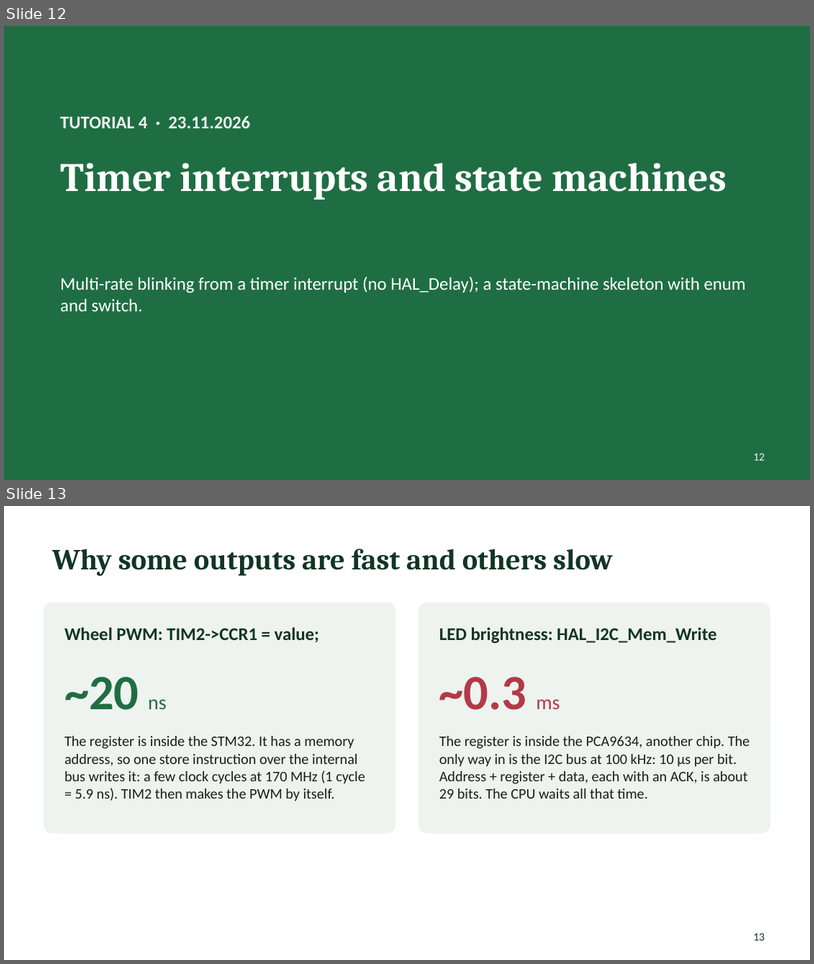
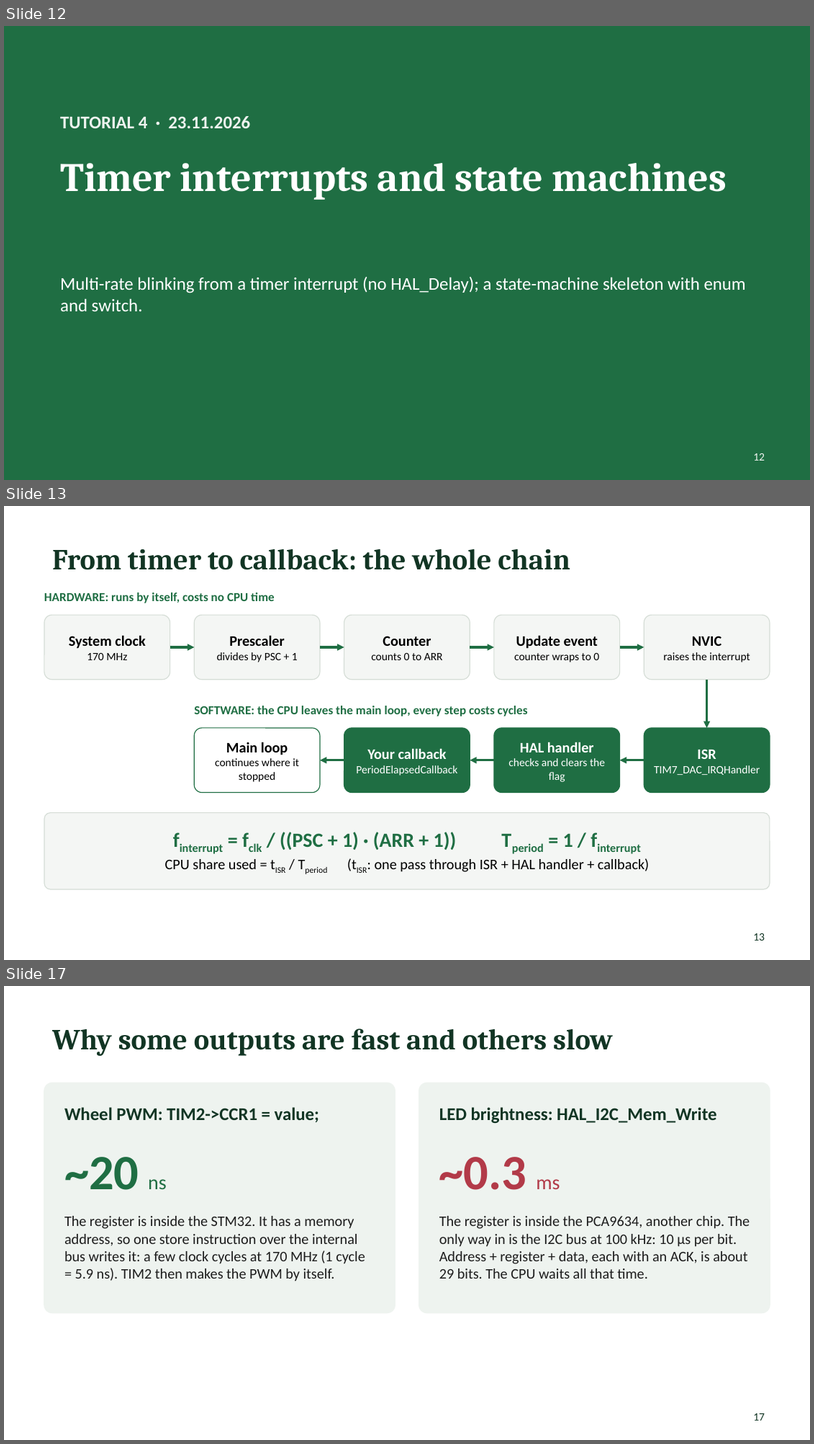
Before and after one commit to Yohai-ack/MP, a slide deck: tutorials/MP_tutorials_2026.pptx. Shown one above the other, each under a label of ours: slides 12 and 13 before the commit, slides 12, 13 and 17 after it; the slides between them are not shown. The pictures are 814x964 and 814x1444 pixels, drawn with LibreOffice and Linux fonts; fonts in the diff are those of the drawing. Boxes give left, top, right and bottom in pixels: in the first picture for what was removed or moved away, otherwise in the second. Text is boxed around its words. In the diff, an @@ line names an element or a change of style, - is before the commit and + after.

```diff
--- a/tutorials/MP_tutorials_2026.pptx
+++ b/tutorials/MP_tutorials_2026.pptx
@@ slide 13 added at (x1=4, y1=506, x2=810, y2=960), background #FFFFFF @@
@@ title added at (x1=52, y1=549, x2=571, y2=570), 26 pt, text #123524, bold @@
+From timer to callback: the whole chain
@@ text added at (x1=44, y1=592, x2=275, y2=603), 11 pt, text #1F6E43, bold @@
+HARDWARE: runs by itself, costs no CPU time
@@ rounded rectangle added at (x1=44, y1=615, x2=170, y2=680), fill #F4F6F4, outline #D5DDD6 0.75 pt, 13 pt, text #000000, bold @@
+System clock
+170 MHz
@@ rounded rectangle added at (x1=194, y1=615, x2=320, y2=680), fill #F4F6F4, outline #D5DDD6 0.75 pt, 10 pt, text #000000 @@
+Prescaler
+divides by PSC + 1
@@ rounded rectangle added at (x1=345, y1=615, x2=470, y2=680), fill #F4F6F4, outline #D5DDD6 0.75 pt, 10 pt, text #000000 @@
+Counter
+counts 0 to ARR
@@ rounded rectangle added at (x1=494, y1=615, x2=620, y2=680), fill #F4F6F4, outline #D5DDD6 0.75 pt, 10 pt, text #000000 @@
+Update event
+counter wraps to 0
@@ rounded rectangle added at (x1=644, y1=615, x2=770, y2=680), fill #F4F6F4, outline #D5DDD6 0.75 pt, 10 pt, text #000000 @@
+NVIC
+raises the interrupt
@@ arrow added from (170, 647) to (194, 647), #1F6E43 2 pt @@
@@ arrow added from (320, 647) to (345, 647), #1F6E43 2 pt @@
@@ arrow added from (470, 647) to (494, 647), #1F6E43 2 pt @@
@@ arrow added from (620, 647) to (644, 647), #1F6E43 2 pt @@
@@ arrow added from (707, 680) to (707, 728), #1F6E43 2 pt @@
@@ text added at (x1=194, y1=705, x2=528, y2=716), 11 pt, text #1F6E43, bold @@
+SOFTWARE: the CPU leaves the main loop, every step costs cycles
@@ rounded rectangle added at (x1=194, y1=728, x2=320, y2=793), fill #FFFFFF, outline #1F6E43 0.75 pt, 10 pt, text #000000 @@
+Main loop
+continues where it stopped
@@ rounded rectangle added at (x1=345, y1=728, x2=470, y2=793), fill #1F6E43, outline #1F6E43 0.75 pt, 10 pt, text #FFFFFF @@
+Your callback
+PeriodElapsedCallback
@@ rounded rectangle added at (x1=494, y1=728, x2=620, y2=793), fill #1F6E43, outline #1F6E43 0.75 pt, 10 pt, text #FFFFFF @@
+HAL handler
+checks and clears the flag
@@ rounded rectangle added at (x1=644, y1=728, x2=770, y2=793), fill #1F6E43, outline #1F6E43 0.75 pt, 10 pt, text #FFFFFF @@
+ISR
+TIM7_DAC_IRQHandler
@@ arrow added from (345, 760) to (320, 760), #1F6E43 2 pt @@
@@ arrow added from (494, 760) to (470, 760), #1F6E43 2 pt @@
@@ arrow added from (644, 760) to (620, 760), #1F6E43 2 pt @@
@@ rounded rectangle added at (x1=44, y1=813, x2=770, y2=889), fill #F4F6F4, outline #D5DDD6 0.75 pt, 13 pt, text #000000 @@
+finterrupt = fclk / ((PSC + 1) · (ARR + 1)) Tperiod = 1 / finterrupt
+CPU share used = tISR / Tperiod (tISR: one pass through ISR + HAL handler + callback)
@@ page number added at (x1=754, y1=933, x2=765, y2=940), 10 pt, text #123524 @@
+13
@@ what was slide 13 is now slide 17 @@
@@ page number at (x1=754, y1=1413, x2=765, y2=1420): text changed @@
-13
+17
```
Also in this commit, not shown: 3 other slides added, 2 other files.
